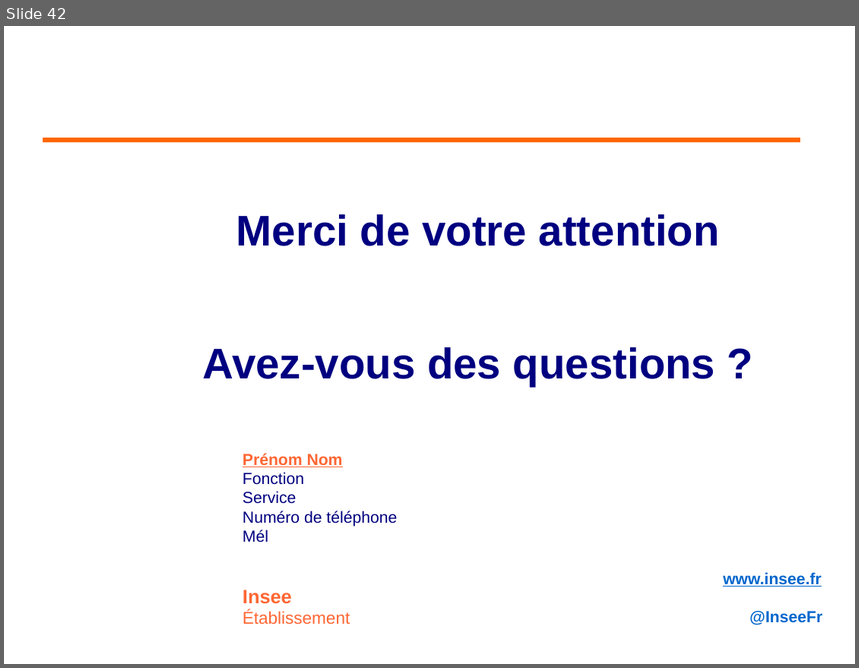
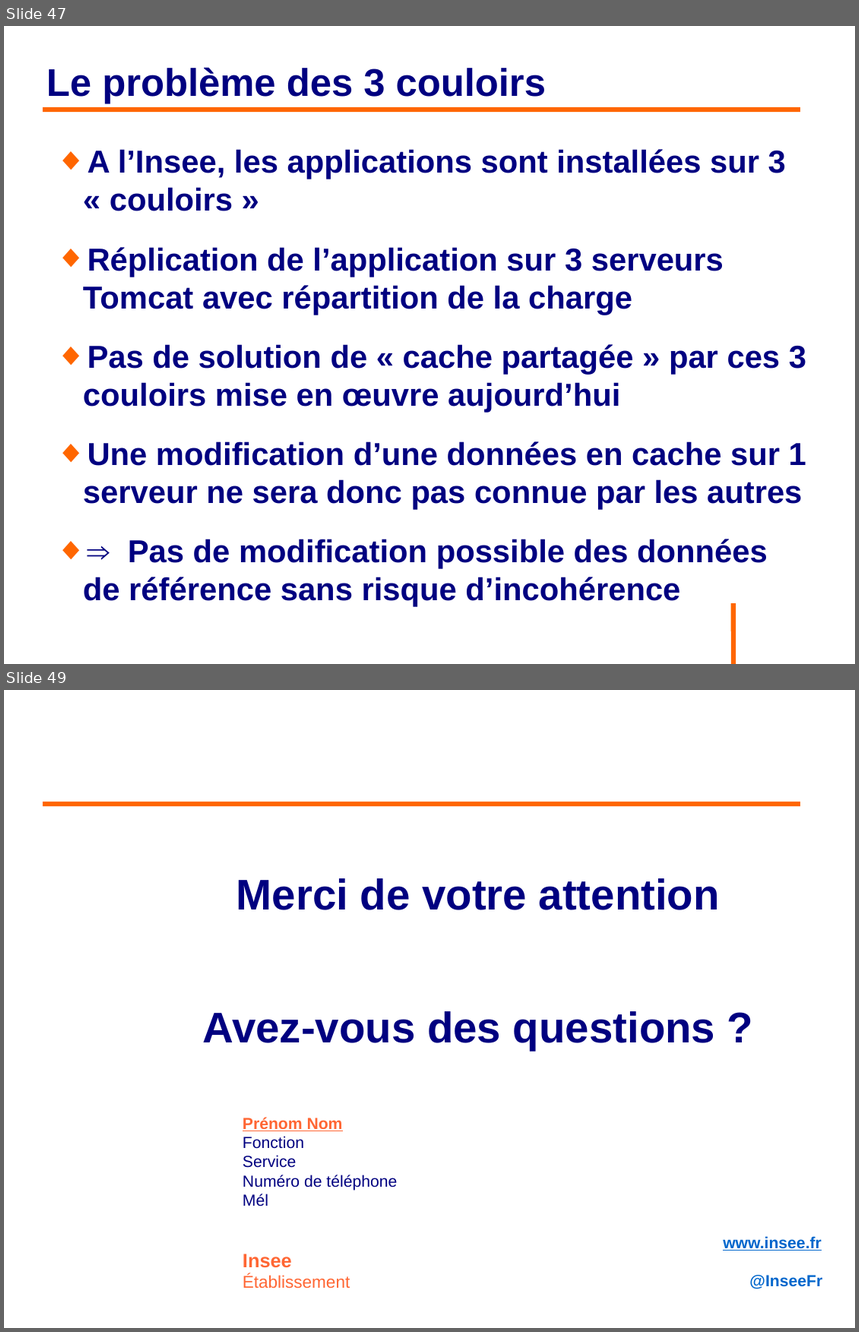
Before and after one commit to philphils/formation-hibernate-avancee, a slide deck: Documentation/diapo_formation_hibernate_avancee.odp. Shown one above the other, each under a label of ours: slide 42 before the commit, slides 47 and 49 after it; the slides between them are not shown. The pictures are 859x668 and 859x1332 pixels, drawn with LibreOffice and Linux fonts; fonts in the diff are those of the drawing; background and template pictures are left out. Boxes give left, top, right and bottom in pixels: in the first picture for what was removed or moved away, otherwise in the second. Text is boxed around its words. In the diff, an @@ line names an element or a change of style, - is before the commit and + after.

Commit message:
Avancement diapo 2nd level cache

```diff
--- a/Documentation/diapo_formation_hibernate_avancee.odp
+++ b/Documentation/diapo_formation_hibernate_avancee.odp
@@ slide 47 added at (x1=4, y1=26, x2=855, y2=664), background #FFFFFF @@
@@ title added at (x1=47, y1=67, x2=546, y2=104), 36 pt, text #000080, bold @@
+Le problème des 3 couloirs
@@ line added from (43, 110) to (801, 110), #FF6600 4.54 pt @@
@@ text added at (x1=83, y1=149, x2=807, y2=569), 29.6 pt, text #000080, bold @@
+◆ A l’Insee, les applications sont installées sur 3 « couloirs »
+◆ Réplication de l’application sur 3 serveurs Tomcat avec répartition de la charge
+◆ Pas de solution de « cache partagée » par ces 3 couloirs mise en œuvre aujourd’hui
+◆ Une modification d’une données en cache sur 1 serveur ne sera donc pas connue par les autres
+◆ ⇒ Pas de modification possible des données de référence sans risque d’incohérence
@@ line added from (734, 604) to (734, 664), #FF6600 4.54 pt @@
@@ what was slide 42 is now slide 49 @@
```
Also in this commit, not shown: 6 other slides added.
